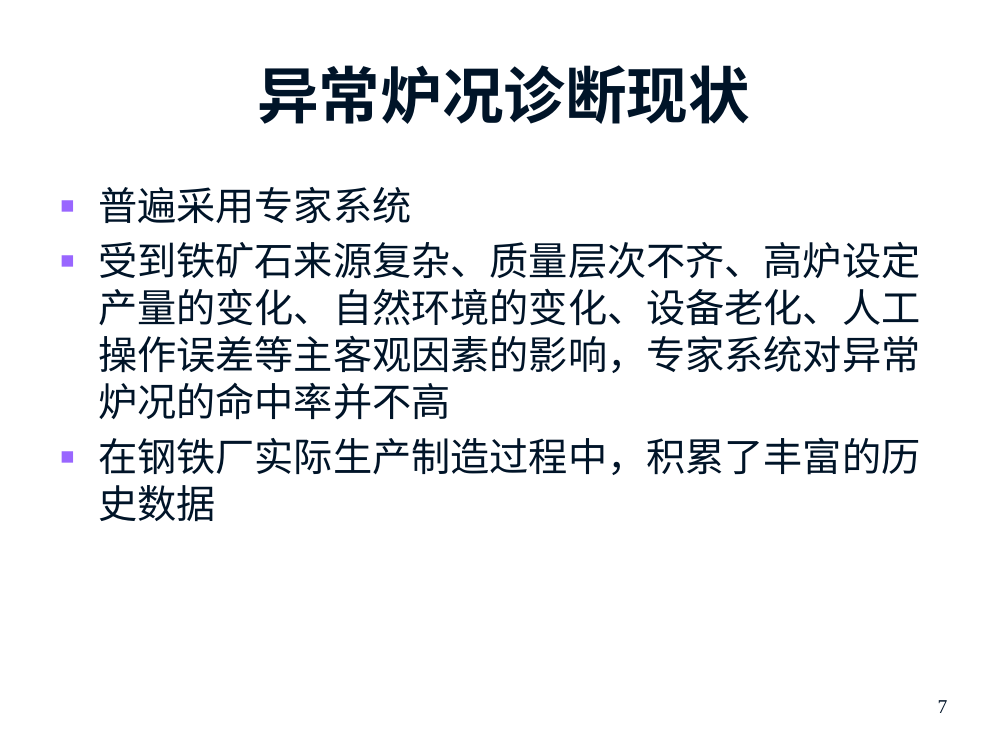
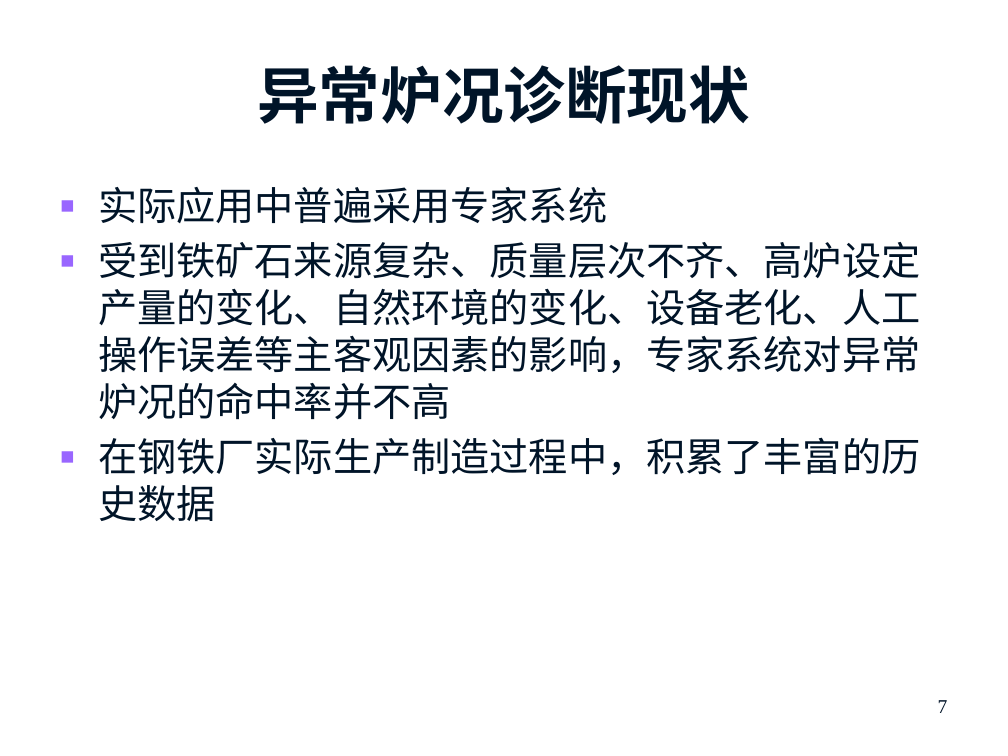
Before and after one commit to prm10/paper, a slide deck: slide 7 of 开题/硕士开题报告_庞人铭.pptx. Drawn at 1008x756 pixels with LibreOffice and Linux fonts; fonts in the diff are those of the drawing; background and template pictures are left out. Boxes give left, top, right and bottom in pixels: in the first picture for what was removed or moved away, otherwise in the second. Text is boxed around its words. In the diff, an @@ line names an element or a change of style, - is before the commit and + after.

```diff
--- a/开题/硕士开题报告_庞人铭.pptx
+++ b/开题/硕士开题报告_庞人铭.pptx
@@ text at <box>98,187,607,223</box>: text changed @@
-■ 普遍采用专家系统
+■ 实际应用中普遍采用专家系统
```
Also in this commit, not shown: 2 other slides changed.
